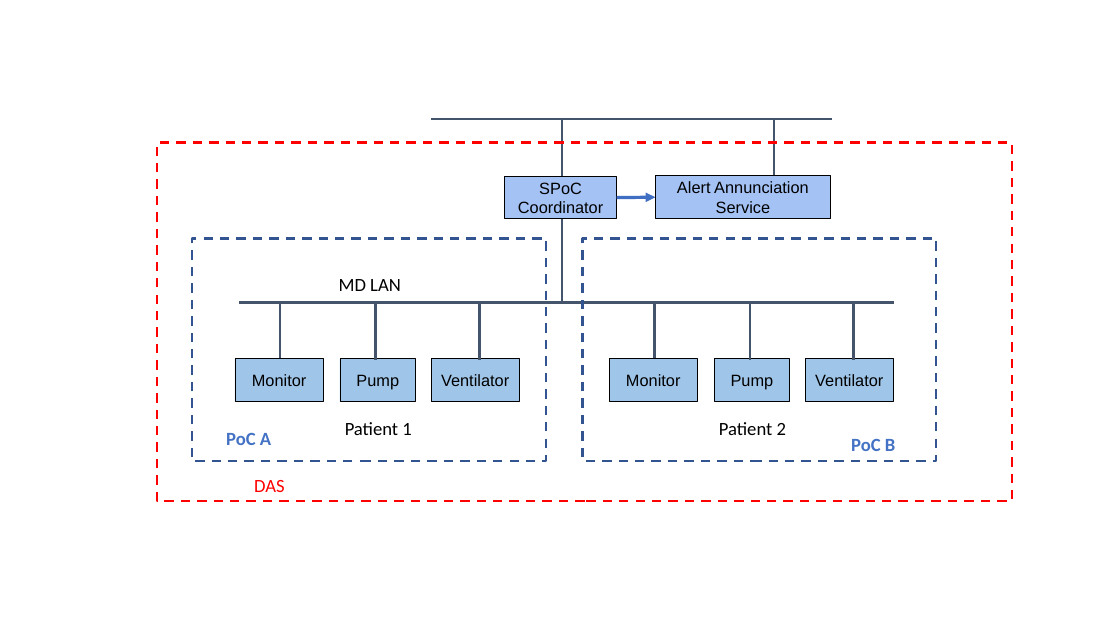
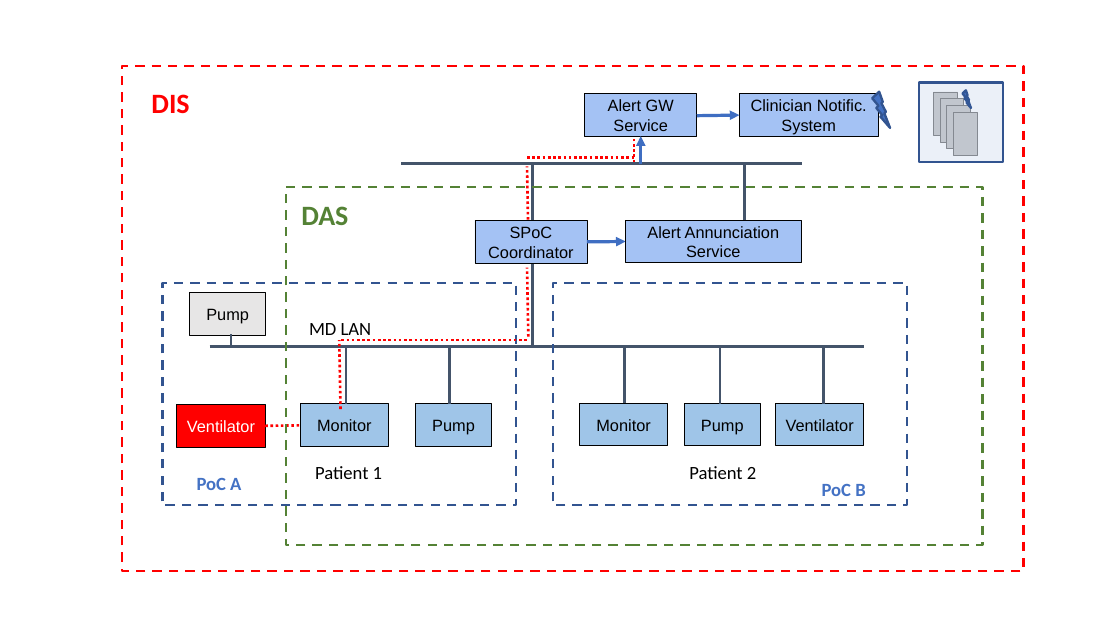
Before and after one commit to IHE/DEV.SDPi, a slide deck: slide 1 of sources/vol1-diagram-use-case-spoc-tech-view.pptx. Drawn at 1120x630 pixels with LibreOffice and Linux fonts; fonts in the diff are those of the drawing; grey boxes stand for pictures. Boxes give left, top, right and bottom in pixels: in the first picture for what was removed or moved away, otherwise in the second. Text is boxed around its words. In the diff, an @@ line names an element or a change of style, - is before the commit and + after.

```diff
--- a/sources/vol1-diagram-use-case-spoc-tech-view.pptx
+++ b/sources/vol1-diagram-use-case-spoc-tech-view.pptx
@@ rectangle: place and size @@
-rectangle at (157, 143, 1012, 501)
+rectangle at (122, 66, 1023, 571)
@@ group added at (919, 82, 1003, 161): 4 pictures, 1 lightning bolt, 1 rectangle @@
@@ text added at (151, 94, 189, 114), 24 pt, text #FF0000, bold @@
+DIS
@@ rectangle added at (585, 93, 697, 136), fill #A4C2F4, outline #000000 0.75 pt, 14 pt, text #000000 @@
+Alert GW Service
@@ arrow added from (697, 116) to (739, 115), #3F6FC3 2.75 pt @@
@@ rectangle added at (739, 94, 878, 137), fill #A4C2F4, outline #000000 0.75 pt, 14 pt, text #000000 @@
+Clinician Notific. System
@@ lightning bolt added at (872, 92, 890, 128), fill #4472C4, outline #325491 2 pt @@
@@ line added from (634, 162) to (634, 138), #FF0000 2.25 pt dashed @@
@@ arrow added from (641, 164) to (641, 136), #3F6FC3 2.75 pt @@
@@ line added from (528, 235) to (527, 166), #FF0000 2.25 pt dashed @@
@@ line added from (527, 158) to (634, 158), #FF0000 2.25 pt dashed @@
@@ text "DAS": place and size @@
-text "DAS" at (254, 480, 284, 492)
+text "DAS" at (301, 206, 348, 225)
@@ text "DAS" at (301, 206, 348, 225): size 16 to 24 pt, text colour #FF0000 to #548235, bold on @@
@@ rectangle added at (286, 187, 983, 545), outline #548235 2 pt dashed @@
@@ line added from (528, 337) to (527, 268), #FF0000 2.25 pt dashed @@
@@ rectangle added at (190, 292, 266, 335), fill #E7E6E6, outline #000000 0.75 pt, 14 pt, text #000000 @@
+Pump
@@ line moved from (280, 359) - (280, 301) to (231, 348) - (231, 334) @@
@@ line added from (340, 409) to (339, 340), #FF0000 2.25 pt dashed @@
@@ line added from (341, 340) to (528, 340), #FF0000 2.25 pt dashed @@
@@ 9 lines, 7 rectangles, 5 texts, 1 arrow: place and size @@
-9 lines, 7 rectangles, 5 texts, 1 arrow at (192, 119, 937, 461)
+9 lines, 7 rectangles, 5 texts, 1 arrow at (162, 164, 907, 506)
@@ rectangle "Ventilator": place and size @@
-rectangle "Ventilator" at (431, 359, 519, 402)
+rectangle "Ventilator" at (177, 404, 266, 447)
@@ rectangle "Ventilator" at (177, 404, 266, 447): text colour #000000 to #FFFFFF; fill #9FC5E8 to #FF0000 @@
@@ rectangle "Monitor": place and size @@
-rectangle "Monitor" at (235, 359, 323, 402)
+rectangle "Monitor" at (300, 404, 388, 447)
@@ rectangle "Pump": place and size @@
-rectangle "Pump" at (340, 359, 416, 402)
+rectangle "Pump" at (416, 404, 492, 447)
@@ line added from (266, 426) to (300, 425), #FF0000 2.25 pt dashed @@
```
Also in this commit, not shown: 2 other files.
